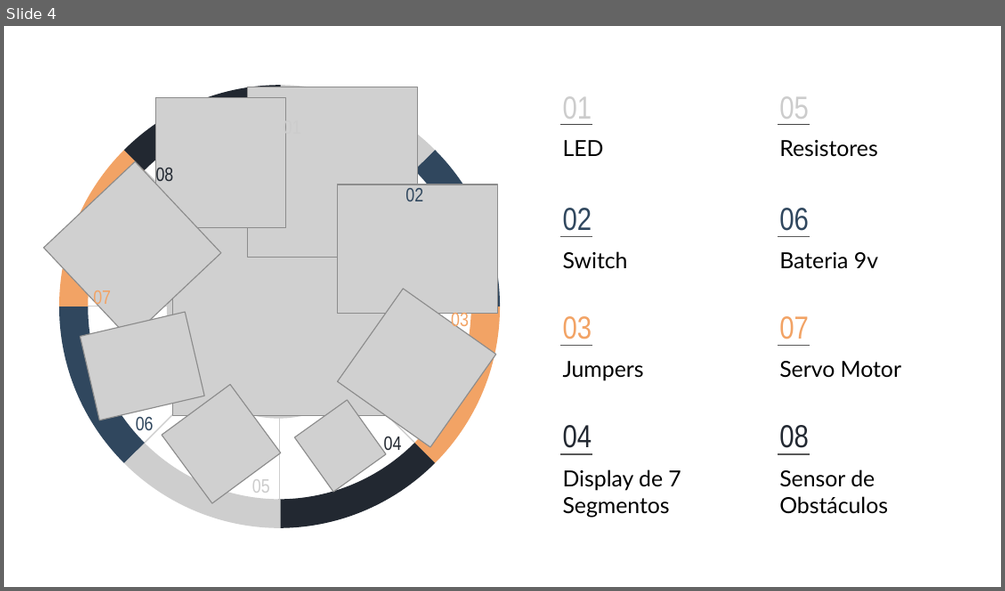
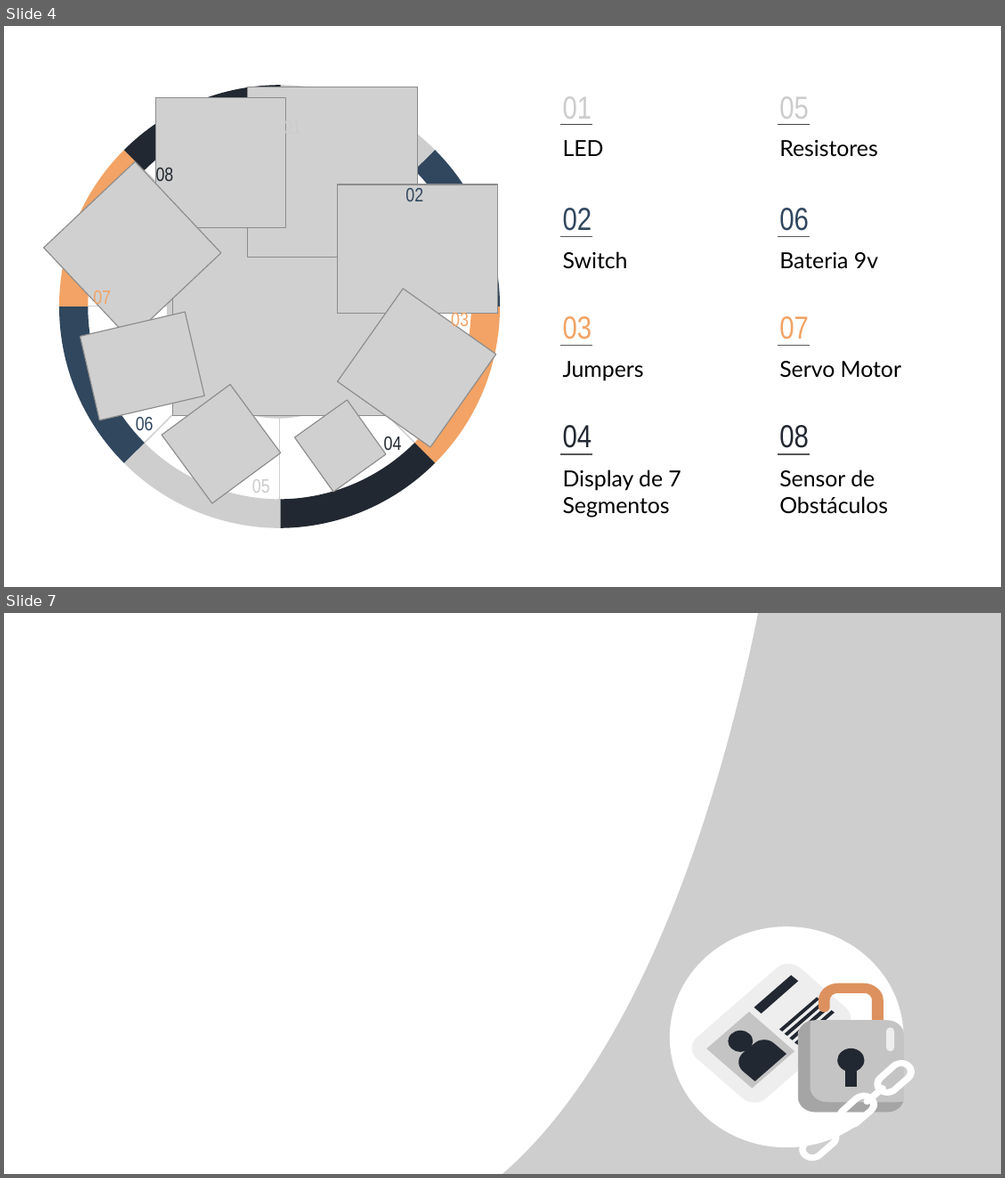
Before and after one commit to FilipiBiazoto/Projeto_Estacionamento_Inteligente, a slide deck: apresentacaoPowerPoint/slideApresentacao_main.pptx. Shown one above the other, each under a label of ours: slide 4 before the commit, slides 4 and 7 after it; the slides between them are not shown. The pictures are 1005x591 and 1005x1178 pixels, drawn with LibreOffice and Linux fonts; fonts in the diff are those of the drawing; grey boxes stand for pictures. Boxes give left, top, right and bottom in pixels: in the first picture for what was removed or moved away, otherwise in the second. Text is boxed around its words. In the diff, an @@ line names an element or a change of style, - is before the commit and + after.

```diff
--- a/apresentacaoPowerPoint/slideApresentacao_main.pptx
+++ b/apresentacaoPowerPoint/slideApresentacao_main.pptx
@@ slide 7 added at (x1=4, y1=613, x2=1001, y2=1174), background #FFFFFF @@
@@ freeform shape added at (x1=502, y1=613, x2=1001, y2=1173), fill #CECECE @@
@@ freeform shape added at (x1=658, y1=926, x2=914, y2=1147), fill #FFFFFF @@
@@ group added at (x1=690, y1=964, x2=916, y2=1161): 20 freeform shapes @@
```
Also in this commit, not shown: 1 other slide added, 1 slide removed.
